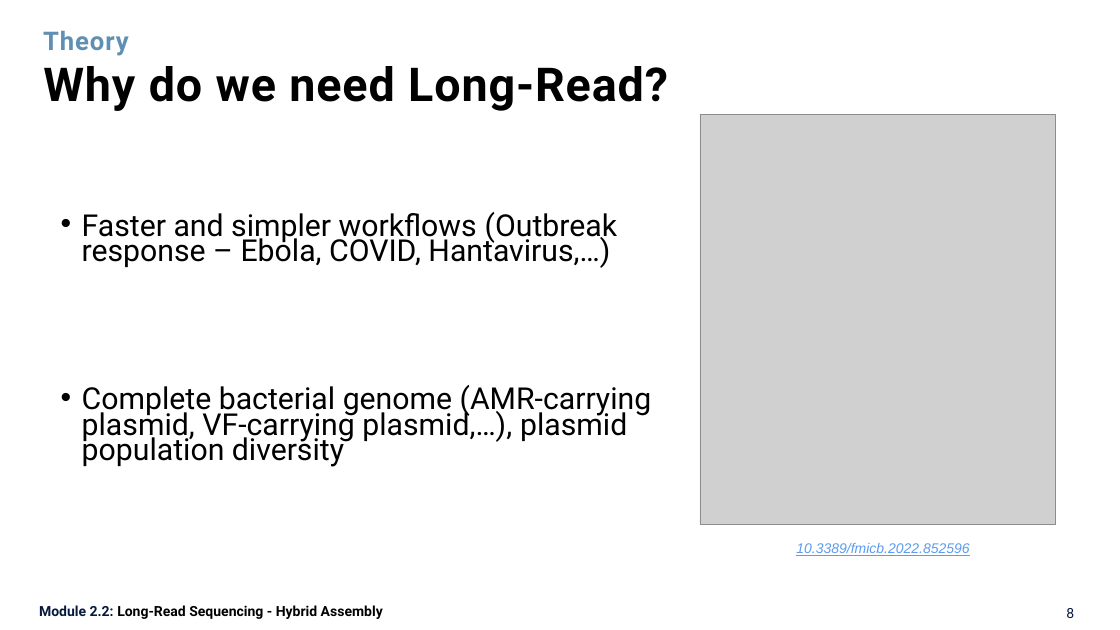
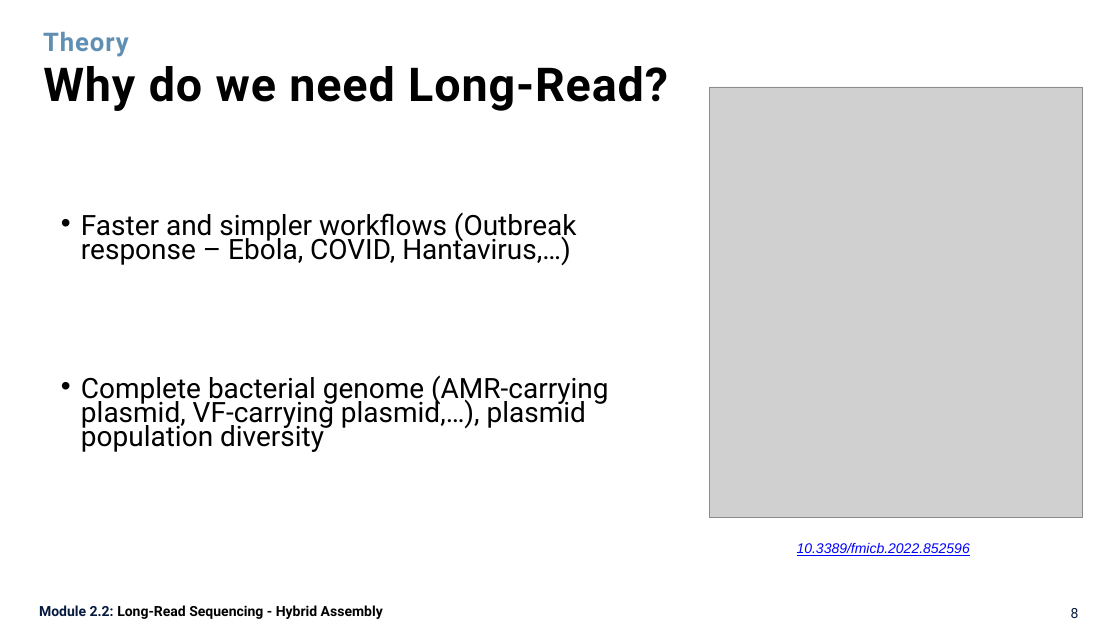
Before and after one commit to quynhnpn-oucru/MicroGen-2026, a slide deck: slide 8 of day-2_quynhnpn/instructions/presentations/microgen2026_hybridassembly_quynhnpn.pptx. Drawn at 1120x630 pixels with LibreOffice and Linux fonts; fonts in the diff are those of the drawing; grey boxes stand for pictures. Boxes give left, top, right and bottom in pixels: in the first picture for what was removed or moved away, otherwise in the second. Text is boxed around its words. In the diff, an @@ line names an element or a change of style, - is before the commit and + after.

```diff
--- a/day-2_quynhnpn/instructions/presentations/microgen2026_hybridassembly_quynhnpn.pptx
+++ b/day-2_quynhnpn/instructions/presentations/microgen2026_hybridassembly_quynhnpn.pptx
@@ picture: place and size @@
-picture at [700, 115, 1056, 525]
+picture at [709, 87, 1082, 518]
@@ text "Faster and simpler workflows (Outbreak ..." at [81, 213, 609, 452]: size 25.9 to 24 pt; indent changed; line spacing 0.7 to 0.72; less space between paragraphs @@
@@ text "10.3389/fmicb.2022.852596" at [797, 543, 970, 556]: text colour #5D9CEC to #0000FF @@
@@ page number: place and size @@
-page number at [1066, 608, 1074, 618]
+page number at [1071, 608, 1079, 618]
```
Also in this commit, not shown: 14 other slides changed, 2 slides added, 2 slides removed, 1 other file.
